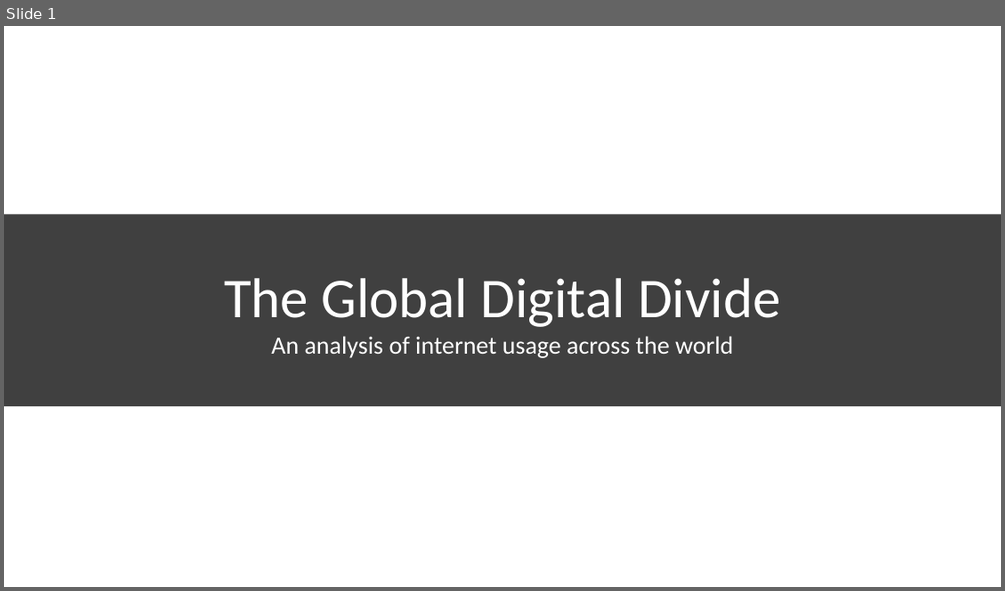
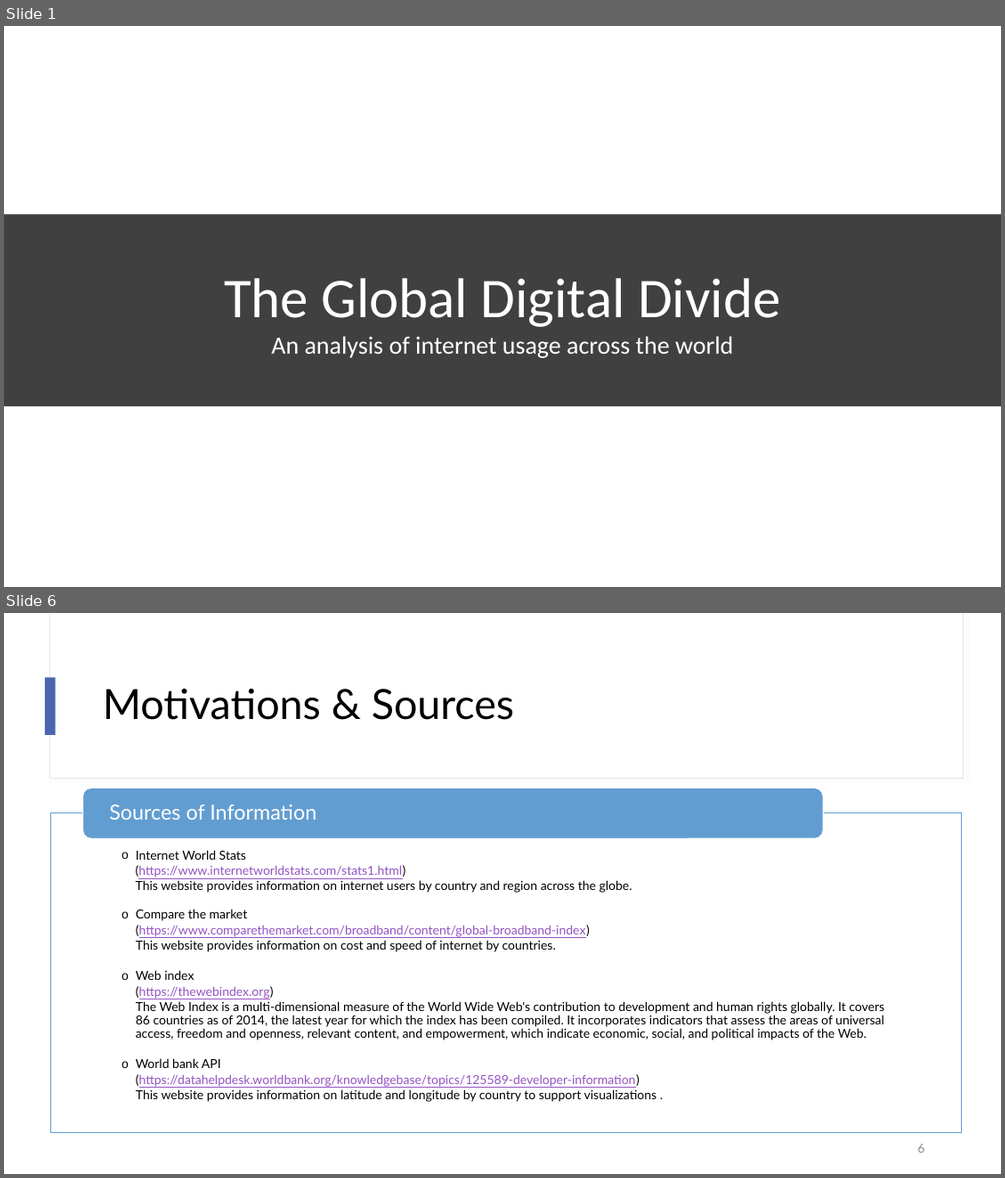
Before and after one commit to lujane-92/Team_Project_2, a slide deck: 03 - Presentation/Digital Disparity - Draft presentation.pptx. Shown one above the other, each under a label of ours: slide 1 before the commit, slides 1 and 6 after it; the slides between them are not shown. The pictures are 1005x591 and 1005x1178 pixels, drawn with LibreOffice and Linux fonts; fonts in the diff are those of the drawing; background and template pictures are left out. Boxes give left, top, right and bottom in pixels: in the first picture for what was removed or moved away, otherwise in the second. Text is boxed around its words. In the diff, an @@ line names an element or a change of style, - is before the commit and + after.

```diff
--- a/03 - Presentation/Digital Disparity - Draft presentation.pptx
+++ b/03 - Presentation/Digital Disparity - Draft presentation.pptx
@@ slide 6 added at (4,613,1001,1174), background #FFFFFF @@
@@ rectangle added at (49,613,963,779), fill #FFFFFF, outline #E4E5F3 0.75 pt @@
@@ rectangle added at (50,613,963,778), fill #FFFFFF @@
@@ rectangle added at (45,677,56,735), fill #4A66AC @@
@@ title added at (103,689,514,720), 40 pt, text #000000 @@
+Motivations & Sources
@@ group added at (51,788,962,1133): 2 texts, 1 rectangle, 1 rounded rectangle @@
+  o Internet World Stats
+  (https://www.internetworldstats.com/stats1.html)
+  This website provides information on internet users by country and region across the globe.
+  o Compare the market
+  (https://www.comparethemarket.com/broadband/content/global-broadband-index)
+  This website provides information on cost and speed of internet by countries.
+  o Web index
+  (https://thewebindex.org)
+  The Web Index is a multi-dimensional measure of the World Wide Web's contribution to development and human rights globally. It covers 86 countries as of 2014, the latest year for which the index has been compiled. It incorporates indicators that assess the areas of universal access, freedom and openness, relevant content, and empowerment, which indicate economic, social, and political impacts of the Web.
+  o World bank API
+  (https://datahelpdesk.worldbank.org/knowledgebase/topics/125589-developer-information)
+  This website provides information on latitude and longitude by country to support visualizations .
+Sources of Information
@@ page number added at (917,1143,924,1152), 12 pt, text #8C8C8C @@
+6
```
Also in this commit, not shown: 2 slides changed, 9 other slides added, 11 slides removed, 14 other files.
